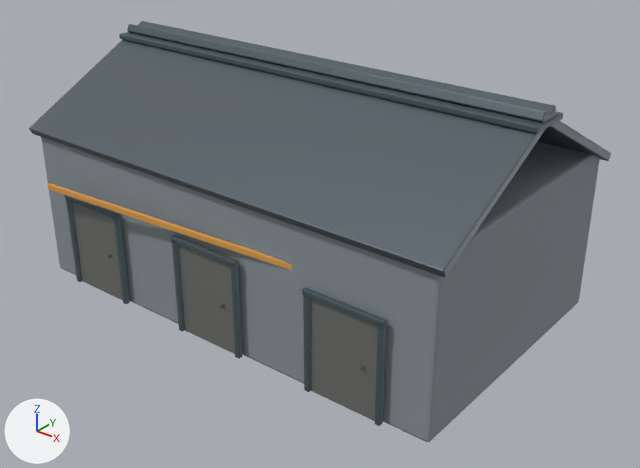
A saved change to the glTF model Assets/_Project/Art/Buildings/Warehouse/Warehouse.glb.
Both versions are drawn from a 50 mm lens placed at (17.53, -21.35, 15.38), pointed at (0.87, -0.52, 2.47). The lights are fixed; the arrows at lower left show +X, +Y and +Z. The picture after the commit comes second. Where no turn or scale is listed for an object, it has been applied to the vertices. Vertices at exactly the same position are counted once.

Names of what the first picture shows: 'Door', 'Door.001', 'Door.002', 'DoorFrameLeft', 'DoorFrameLeft.001', 'DoorFrameLeft.002', 'DoorFrameRight', 'DoorFrameRight.001', 'DoorFrameRight.002', 'DoorFrameTop', 'DoorFrameTop.001', 'DoorFrameTop.002', 'HazardStripe', 'MainShell', 'RoofLeft', 'RoofRidge', 'RoofRight'.
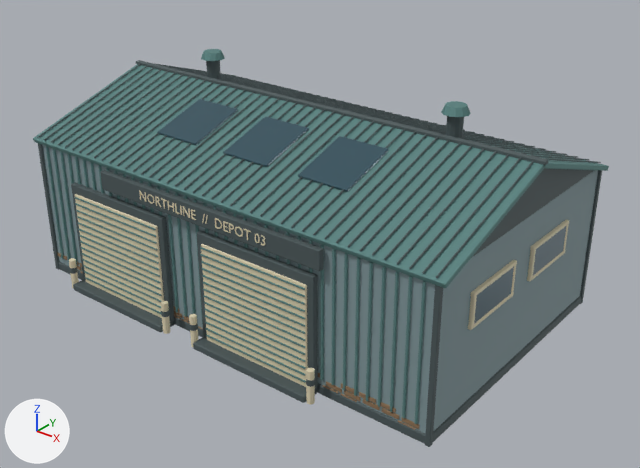
Pixel boxes (x1, y1, x2, y2) of what changed, in the pictures (640 x 468 px):
'MainShell', rescaled: before (41, 137, 600, 442); after (42, 145, 598, 434)
'RoofLeft', deleted: before (29, 21, 556, 277)
'Detail_Oxidized teal steel', added (cyan): after (33, 49, 609, 424)
'Detail_Charcoal metal', added: after (37, 60, 602, 447)
'Detail_Ivory paint', added: after (69, 190, 569, 405)
'Detail_Dark blue glass', added: after (157, 99, 566, 324)
'Door.002', deleted: before (310, 298, 378, 421)
'RoofRight', deleted: before (127, 24, 611, 161)
'RoofRidge', deleted: before (119, 32, 563, 133)
'Door.001', deleted: before (178, 245, 235, 354)
'Door', deleted: before (72, 202, 123, 300)
'HazardStripe', deleted: before (47, 183, 292, 270)
'DoorFrameRight.002', deleted: before (375, 324, 386, 426)
'Detail_Weathered timber', added (mostly hidden): after (57, 253, 420, 430)
'DoorFrameTop.002', deleted: before (302, 288, 388, 328)
'DoorFrameRight.001', deleted: before (231, 265, 242, 359)
'DoorFrameLeft.002', deleted: before (303, 294, 311, 392)
'DoorFrameRight', deleted: before (114, 218, 130, 304)
'DoorFrameTop.001', deleted: before (170, 235, 239, 268)
'DoorFrameLeft.001', deleted: before (172, 241, 185, 331)
'DoorFrameLeft', deleted: before (66, 198, 82, 282)
'DoorFrameTop', deleted: before (65, 195, 121, 220)

Patch to the scene script:
```diff
--- a/Assets/_Project/Art/Buildings/Warehouse/Warehouse.glb.py
+++ b/Assets/_Project/Art/Buildings/Warehouse/Warehouse.glb.py
@@ me_cube @@
-me_cube.from_pydata(...)  # 56 vertices, 108 faces; spans x -8.0..8.0, y -4.8..4.8, z -2.8..2.8
+me_cube.from_pydata(...)  # 56 vertices, 108 faces; spans x -8.0..8.0, y -4.8..4.8, z -2.5..2.5
+# me_cube part 1: the whole mesh is scaled about its middle by (1, 1, 0.897)
 me_cube.materials.append(mat_warehouse_concrete)
@@ ob_door @@
-ob_door = bpy.data.objects.new('Door', me_cube_004)
@@ ob_door_001 @@
-ob_door_001 = bpy.data.objects.new('Door.001', me_cube_008)
@@ ob_door_002 @@
-ob_door_002 = bpy.data.objects.new('Door.002', me_cube_012)
@@ ob_doorframeleft @@
-ob_doorframeleft = bpy.data.objects.new('DoorFrameLeft', me_cube_006)
@@ ob_doorframeleft_001 @@
-ob_doorframeleft_001 = bpy.data.objects.new('DoorFrameLeft.001', me_cube_010)
@@ ob_doorframeleft_002 @@
-ob_doorframeleft_002 = bpy.data.objects.new('DoorFrameLeft.002', me_cube_014)
@@ ob_doorframeright @@
-ob_doorframeright = bpy.data.objects.new('DoorFrameRight', me_cube_007)
@@ ob_doorframeright_001 @@
-ob_doorframeright_001 = bpy.data.objects.new('DoorFrameRight.001', me_cube_011)
@@ ob_doorframeright_002 @@
-ob_doorframeright_002 = bpy.data.objects.new('DoorFrameRight.002', me_cube_015)
@@ ob_doorframetop @@
-ob_doorframetop = bpy.data.objects.new('DoorFrameTop', me_cube_005)
@@ ob_doorframetop_001 @@
-ob_doorframetop_001 = bpy.data.objects.new('DoorFrameTop.001', me_cube_009)
@@ ob_doorframetop_002 @@
-ob_doorframetop_002 = bpy.data.objects.new('DoorFrameTop.002', me_cube_013)
@@ ob_hazardstripe @@
-ob_hazardstripe = bpy.data.objects.new('HazardStripe', me_cube_040)
@@ ob_mainshell @@
 ob_mainshell = bpy.data.objects.new('MainShell', me_cube)
-ob_mainshell.location = (0.0, 0.0, 2.8)
+ob_mainshell.location = (0.0, 0.0, 2.5)
@@ ob_roofleft @@
-ob_roofleft = bpy.data.objects.new('RoofLeft', me_cube_001)
@@ ob_roofridge @@
-ob_roofridge = bpy.data.objects.new('RoofRidge', me_cube_003)
@@ ob_roofright @@
-ob_roofright = bpy.data.objects.new('RoofRight', me_cube_002)
@@ ob_detail_weathered_timber @@
+ob_detail_weathered_timber = bpy.data.objects.new('Detail_Weathered timber', me_cube_227)  # 5712 vertices, 11016 faces; spans x -1.6..14.1, y 0.0..9.6, z -0.1..0.4; in mat_weathered_timber (brown #8e7355)
+ob_detail_weathered_timber.location = (-6.36, -4.82, 0.28)
@@ ob_detail_oxidized_teal_steel @@
+ob_detail_oxidized_teal_steel = bpy.data.objects.new('Detail_Oxidized teal steel', me_cube_090)  # 1112 vertices, 1756 faces; spans x -0.2..16.2, y -0.3..9.8, z -2.5..4.8; in mat_oxidized_teal_steel (cyan #618b89)
+ob_detail_oxidized_teal_steel.location = (-8.0, -4.84, 2.7)
@@ ob_detail_ivory_paint @@
+ob_detail_ivory_paint = bpy.data.objects.new('Detail_Ivory paint', me_cube_173)  # 1078 vertices, 2052 faces; spans x -2.46..12.13, y -0.37..7.64, z -1.84..2.82; in mat_ivory_paint (beige #e3d8b8)
+ob_detail_ivory_paint.location = (-4.0, -5.05, 1.84)
@@ ob_detail_dark_blue_glass @@
+ob_detail_dark_blue_glass = bpy.data.objects.new('Detail_Dark blue glass', me_cube_209)  # 280 vertices, 540 faces; spans x -0.9..11.11, y -1.0..4.6, z -3.11..0.35; in mat_dark_blue_glass (dark cyan #355561)
+ob_detail_dark_blue_glass.location = (-3.0, -2.1, 6.01)
@@ ob_detail_charcoal_metal @@
+ob_detail_charcoal_metal = bpy.data.objects.new('Detail_Charcoal metal', me_cylinder_001_1)  # 5718 vertices, 10998 faces; spans x -2.0..14.6, y -0.2..10.4, z -0.7..6.6; in mat_charcoal_metal (dark grey #525f61)
+ob_detail_charcoal_metal.location = (-6.35, -5.3, 0.72)
```
